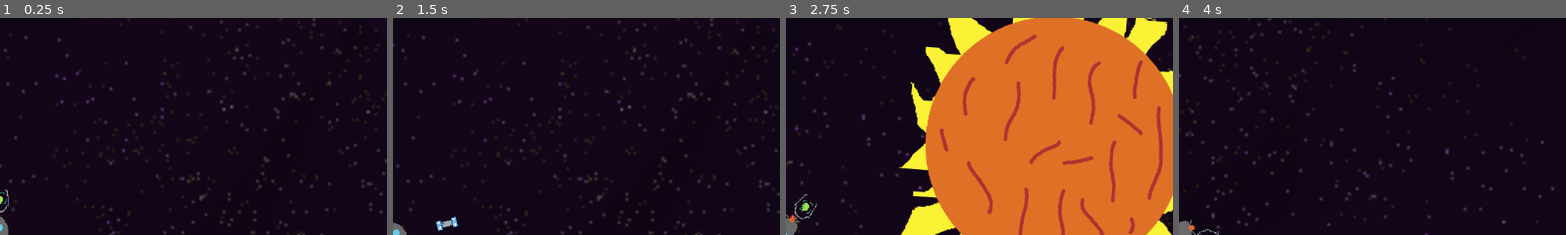
Above: before the commit, frames 1-4 (left to right).
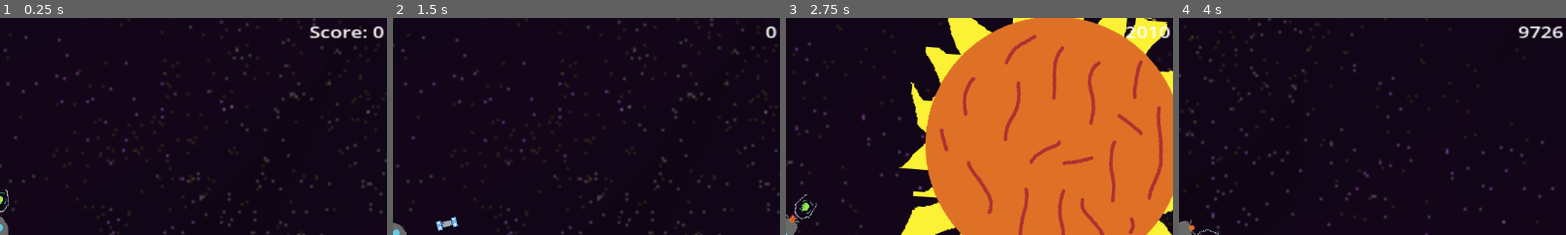
Above: after the commit, the same moments.

Repository: Shlok-Bhakta/UnlimitedLimitedSpace
Game: Godot game, scene res://scenes/game.tscn
Two runs of this game, one before a commit and one after it. Both use one fixed random seed, a clock stepped at 60 frames per second and the inputs below.
Inputs (mouse positions are % of the whole screen's width and height, from its top left):
- Up to frame 1 (0.25 s): no input
- Up to frame 2 (1.5 s): tap Enter at 0.5 s; move the mouse to (72, 45) at 0.52 s; hold D (rotate_right) 0.53-1.28 s; click (72, 45) at 0.6 s; tap Space at 1.25 s; move the mouse to (30, 55) at 1.27 s; hold S (backward) from 1.28 s (still down); click (30, 55) at 1.35 s
- Up to frame 3 (2.75 s): move the mouse to (60, 28) at 2.02 s; release S (backward) at 2.03 s; hold D (rotate_right) from 2.03 s (still down); click (60, 28) at 2.1 s
- Up to frame 4 (4 s): move the mouse to (45, 70) at 2.77 s; release D (rotate_right) at 2.78 s; hold W (forward) 2.78-3.53 s; click (45, 70) at 2.85 s; move the mouse to (80, 65) at 3.52 s; hold A (rotate_left) from 3.53 s (still down); click (80, 65) at 3.6 s
The pictures show only the part of the screen within x 50-100%, y 1-51%; the shares and areas given below are measured in that part.

The runs differ from the first frame. In frame 1, 0.6% of the frame differs, in the area x 79-100%, y 3-10%; in frame 2, 0.1%; in frame 3, 0.4%; in frame 4, 0.4%.

Commit message:
add ui for score

Diff:
--- a/scenes/game.tscn
+++ b/scenes/game.tscn
@@ -116,5 +116,22 @@
 region_enabled = true
 region_rect = Rect2(0, 0, 10240, 10240)
 
+[node name="CanvasLayer" type="CanvasLayer" parent="."]
+layer = 100
+
+[node name="ScoreLabel" type="Label" parent="CanvasLayer"]
+unique_name_in_owner = true
+anchors_preset = 1
+anchor_left = 1.0
+anchor_right = 1.0
+offset_left = -371.0
+offset_top = 10.0
+offset_right = -171.0
+offset_bottom = 38.0
+grow_horizontal = 0
+scale = Vector2(1.83924, 1.41907)
+text = "Score: 0"
+horizontal_alignment = 2
+
 [connection signal="child_entered_tree" from="." to="universe" method="_on_game_child_entered_tree"]
 [connection signal="child_entered_tree" from="universe" to="universe" method="_on_child_entered_tree"]
--- a/scripts/universe.gd
+++ b/scripts/universe.gd
@@ -25,6 +25,7 @@
 var _eps2: float = 0.0
 
 @onready var space_ship: AnimatedSprite2D = $SpaceShip
+@onready var score_label: Label = %ScoreLabel
 
 func _ready() -> void:
 	_eps2 = max(1.0e-10, eps_len * eps_len)
@@ -170,7 +171,8 @@
 		combo = max(1.0, combo - combo_decay)
 	score_accum += orbit_points * combo * score_rate
 	score = int(score_accum)
-	print("score:", score, " combo:", combo)
+	score_label.text = str(score)
+	#print("score:", score, " combo:", combo)
 
 func _on_child_entered_tree(node: Node) -> void:
 	if node.get('Type') in ['Star', 'Planet', 'Satellite']:
